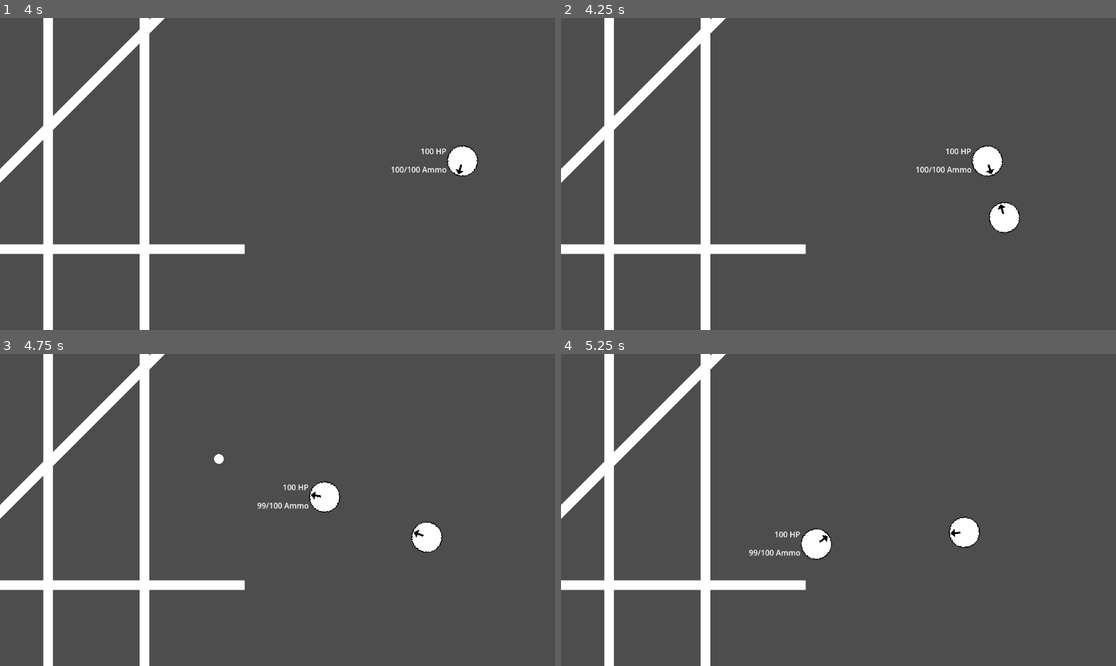
Above: before the commit, frames 1-4 (two rows, left to right).
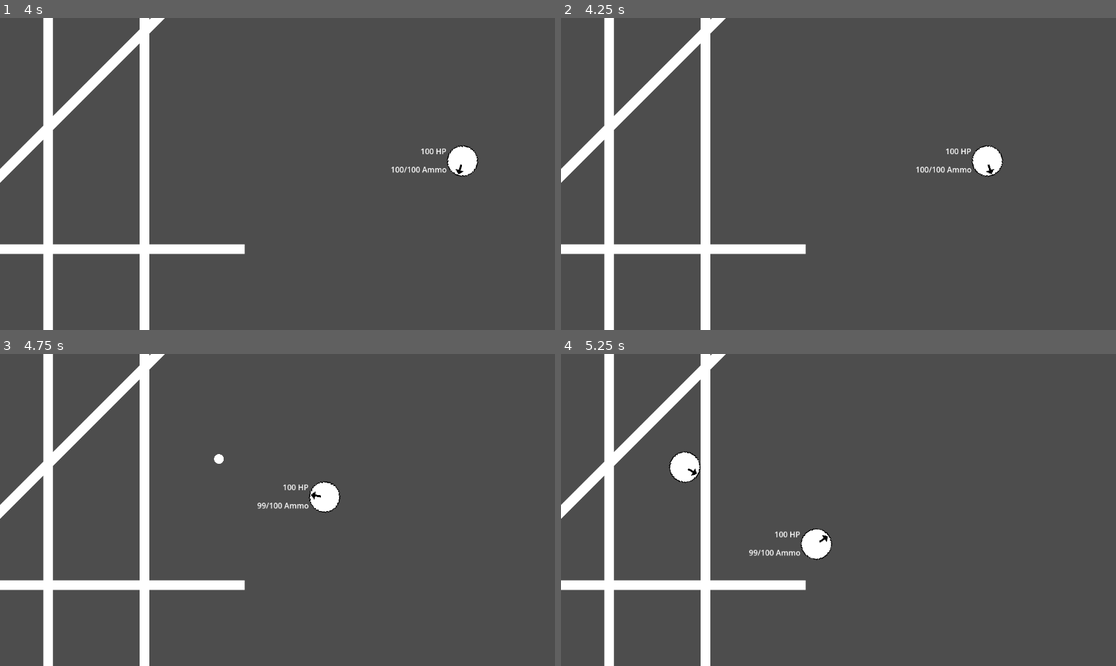
Above: after the commit, the same moments.

Repository: Great-Apes-USV/bullet-hell
Game: Godot game, scene res://scenes/game.tscn
Two runs of this game, one before a commit and one after it. Both use one fixed random seed, a clock stepped at 60 frames per second and the inputs below.
Inputs (mouse positions are in pixels of both pictures, inside the frame that each line leads up to):
- Up to frame 1 (4 s): tap Enter at 0.5 s; move the mouse to (399, 158) at 0.52 s; hold D (move-right) 0.53-1.28 s; tap Space (roll) at 0.6, 1.55, 2.1, 3.05, 3.6 s; move the mouse to (166, 189) at 1.27 s; hold S (move-down) 1.28-2.03 s; click (166, 189) at 1.35 s; move the mouse to (333, 105) at 2.02 s; hold D (move-right) 2.03-2.78 s; move the mouse to (249, 236) at 2.77 s; hold W (move-up) 2.78-3.53 s; tap E (weapon-swap) at 2.85 s; move the mouse to (444, 220) at 3.52 s; hold A (move-left) from 3.53 s (still down)
- Up to frame 2 (4.25 s): keep holding A (move-left); tap R (reload) at 4.15 s
- Up to frame 3 (4.75 s): keep holding A (move-left); move the mouse to (111, 463) at 4.27 s; click (111, 463) at 4.35 s; tap Space (roll) at 4.55 s
- Up to frame 4 (5.25 s): tap F (debug-spawn-enemy, bound only after the commit) at 4.9 s; move the mouse to (866, 510) at 5.02 s; release A (move-left) at 5.03 s; hold S (move-down) from 5.03 s (still down); tap Space (roll) at 5.1 s

Frame 1 is identical in both runs. In frame 2, 0.4% of the frame differs, in the area x 77-83%, y 59-70%; in frame 3, 0.4%; in frame 4, 0.9%, in the area x 19-76%, y 31-63%.

Commit message:
Enemies do damage to player

Diff:
--- a/project.godot
+++ b/project.godot
@@ -61,6 +61,11 @@
 "events": [Object(InputEventKey,"resource_local_to_scene":false,"resource_name":"","device":-1,"window_id":0,"alt_pressed":false,"shift_pressed":false,"ctrl_pressed":false,"meta_pressed":false,"pressed":false,"keycode":0,"physical_keycode":69,"key_label":0,"unicode":101,"echo":false,"script":null)
 ]
 }
+debug-spawn-enemy={
+"deadzone": 0.5,
+"events": [Object(InputEventKey,"resource_local_to_scene":false,"resource_name":"","device":-1,"window_id":0,"alt_pressed":false,"shift_pressed":false,"ctrl_pressed":false,"meta_pressed":false,"pressed":false,"keycode":0,"physical_keycode":70,"key_label":0,"unicode":102,"echo":false,"script":null)
+]
+}
 
 [layer_names]
 
--- a/scripts/enemy.gd
+++ b/scripts/enemy.gd
@@ -1,6 +1,8 @@
 class_name Enemy
 extends Entity
 
+
+@export var damage : int = 5
 
 var player : Player
 
@@ -12,5 +14,7 @@
 func _physics_process(delta):
 	if player:
 		look_at(player.position)
-		velocity = Vector2.from_angle(rotation) * speed;
-		move_and_slide()
+		var collision : KinematicCollision2D = move_and_collide(Vector2.from_angle(rotation) * speed * delta)
+		if collision and collision.get_collider() == player:
+			player.take_damage(damage)
+			die()
--- a/scripts/player.gd
+++ b/scripts/player.gd
@@ -60,6 +60,9 @@
 	if Input.is_action_just_pressed("weapon-swap"):
 		swap_weapon()
 
+	if Input.is_action_just_pressed("debug-spawn-enemy"):
+		debug_spawn_enemy()
+
 	if autoreload and current_weapon.no_ammo:
 		reload()
 
@@ -95,11 +98,6 @@
 
 func reload():
 	if rolling or current_weapon.full_ammo or reloading:
-		if current_weapon.full_ammo:
-			var enemy = preload("res://characters/enemy.tscn").instantiate()
-			enemy.position = get_global_mouse_position()
-			enemy.player = self
-			$/root/Game/Enemies.add_child(enemy)
 		return
 
 	%TempReloadingLabel.show()
@@ -134,3 +132,10 @@
 		cash_balance = MAX_CASH;
 
 	return true
+
+
+func debug_spawn_enemy():
+	var enemy = preload("res://characters/enemy.tscn").instantiate()
+	enemy.position = get_global_mouse_position()
+	enemy.player = self
+	$/root/Game/Enemies.add_child(enemy)
